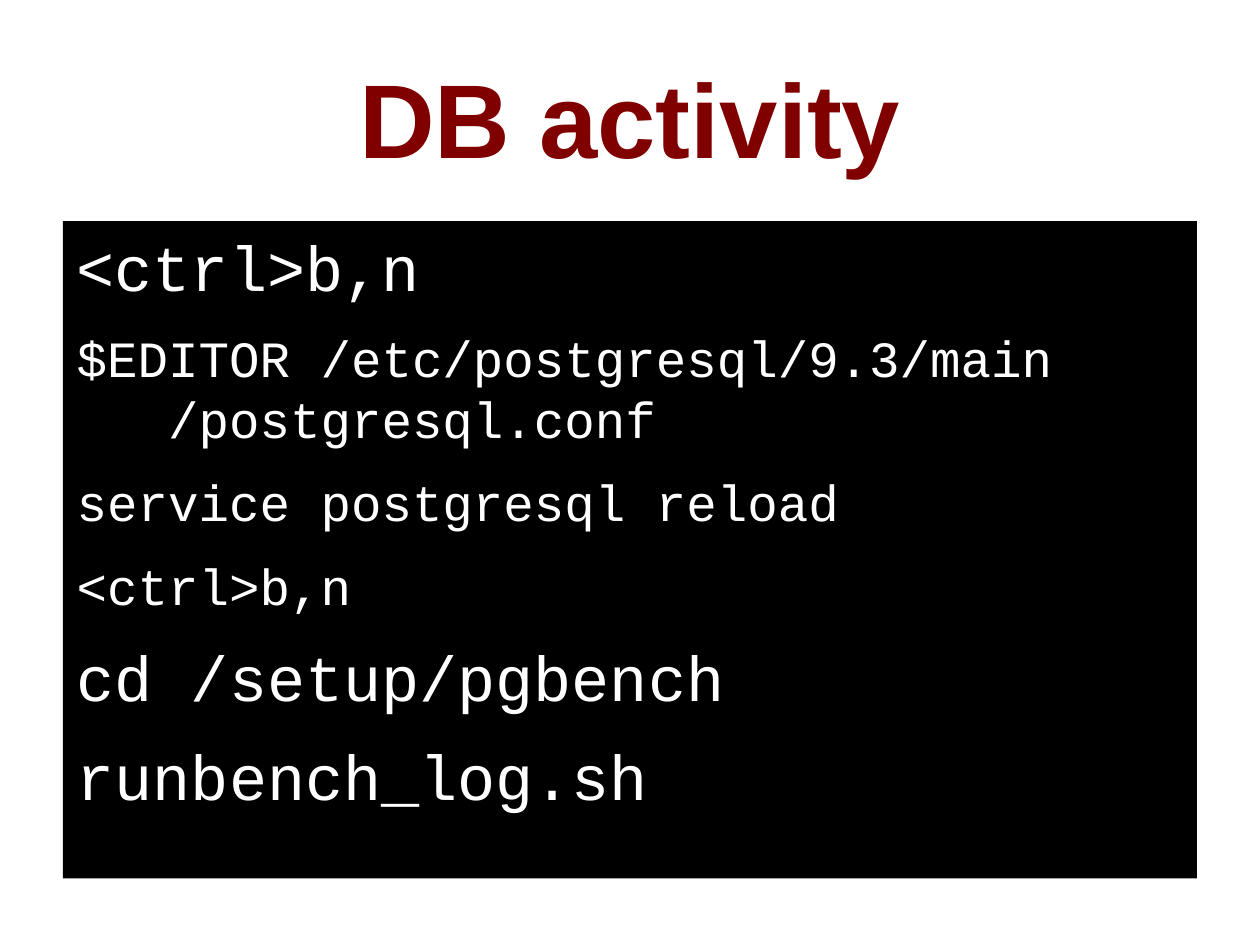
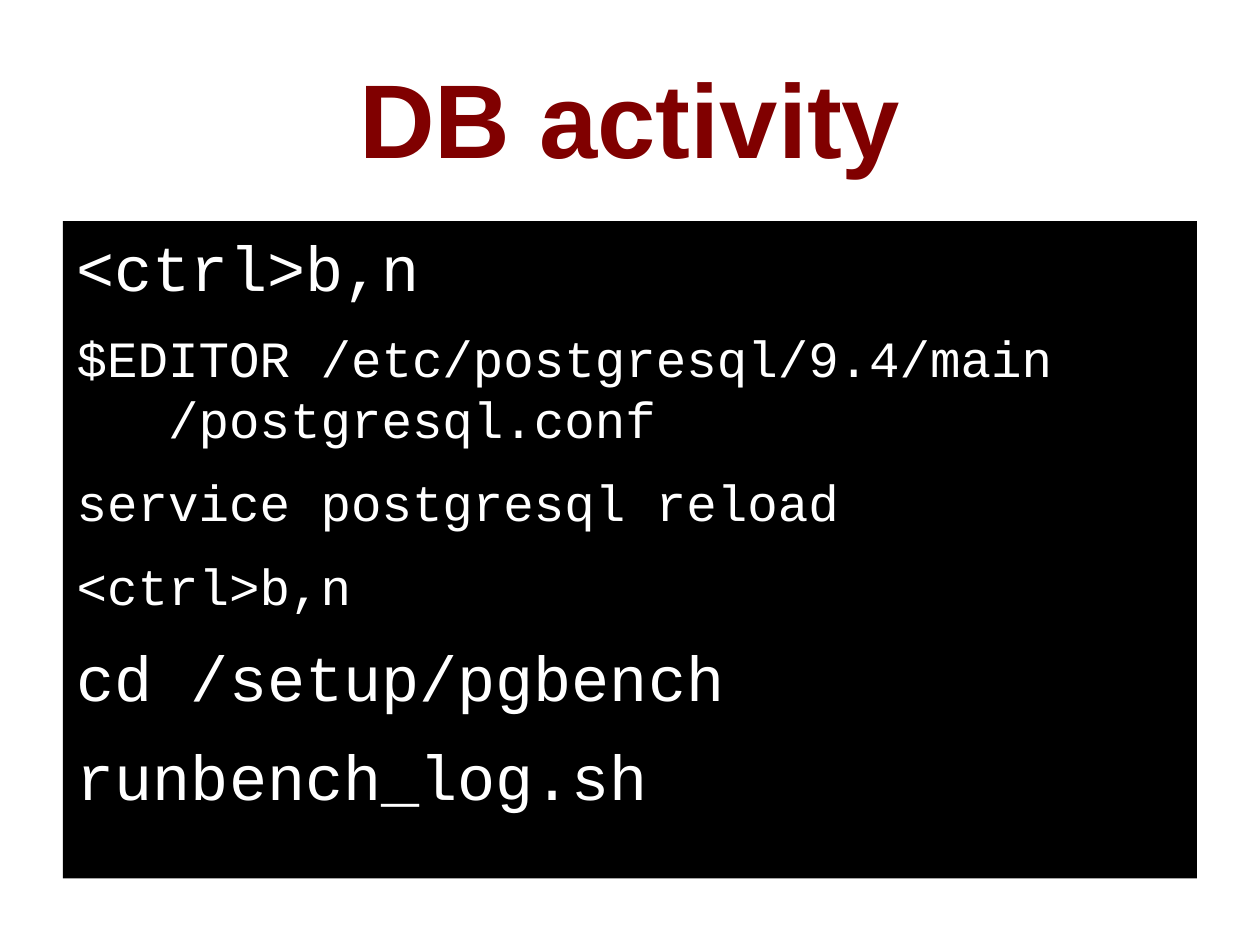
Before and after one commit to pgexperts/accidentalDBA, a slide deck: slide 129 of tutorial/accidental_dba.odp (slide 133 before the commit). Drawn at 1260x945 pixels with LibreOffice and Linux fonts; fonts in the diff are those of the drawing. Boxes give left, top, right and bottom in pixels: in the first picture for what was removed or moved away, otherwise in the second. Text is boxed around its words. In the diff, an @@ line names an element or a change of style, - is before the commit and + after.

```diff
--- a/tutorial/accidental_dba.odp
+++ b/tutorial/accidental_dba.odp
@@ text at box(77, 340, 1053, 449): text changed @@
-$EDITOR /etc/postgresql/9.3/main
-/postgresql.conf
+$EDITOR /etc/postgresql/9.4/main
+/postgresql.conf
```
Also in this commit, not shown: 24 other slides changed, 3 slides added, 7 slides removed, 21 other files.
